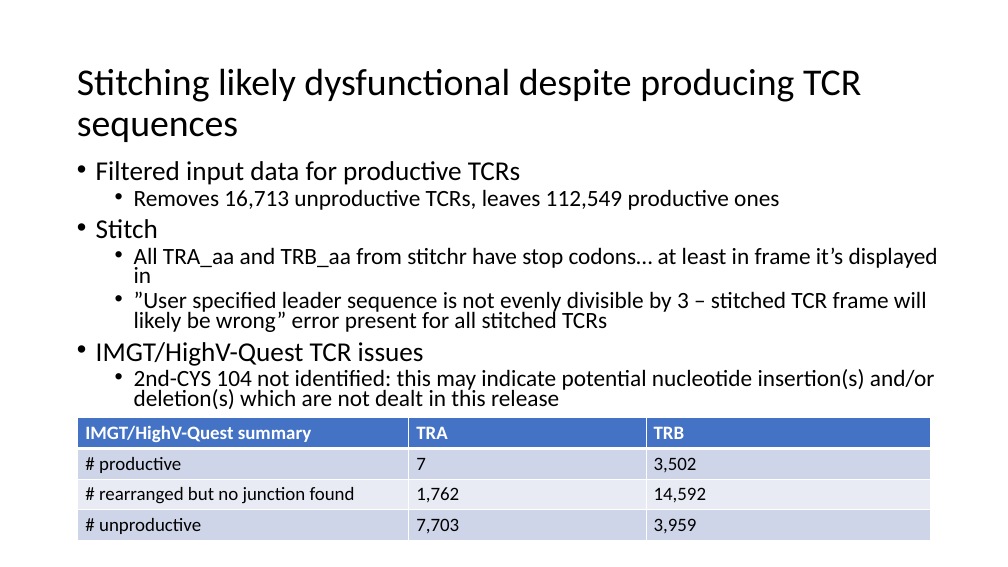
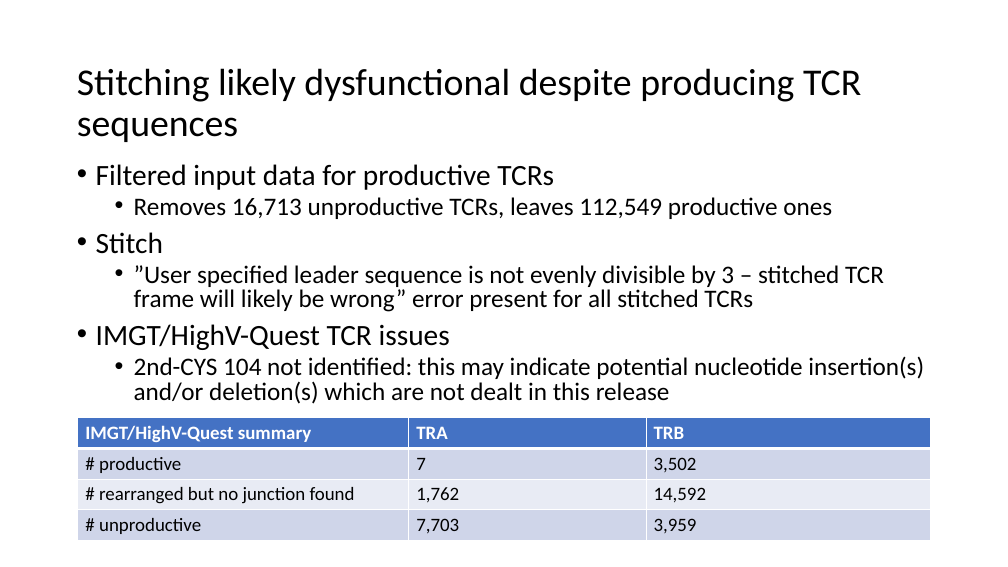
Before and after one commit to tybottorff/bottorffdocs, a slide deck: slide 4 of linsley_postdoc/presentations/weekly_meetings/11_9_23.pptx. Drawn at 1008x567 pixels with LibreOffice and Linux fonts; fonts in the diff are those of the drawing. Boxes give left, top, right and bottom in pixels: in the first picture for what was removed or moved away, otherwise in the second. Text is boxed around its words. In the diff, an @@ line names an element or a change of style, - is before the commit and + after.

```diff
--- a/linsley_postdoc/presentations/weekly_meetings/11_9_23.pptx
+++ b/linsley_postdoc/presentations/weekly_meetings/11_9_23.pptx
@@ text "Filtered input data for productive ..." at box(96, 164, 924, 404): size 25.9 to 28 pt in "Filtered input data for productive TCRs", "Stitch", "IMGT/HighV-Quest TCR issues"; size 22.2 to 24 pt in "Removes 16,713 unproductive TCRs, leaves 112,549 productive ...", "”User specified leader sequence is not evenly ...", "2nd-CYS 104 not identified: this may indicate ..."; line spacing 0.7 to 0.8 @@
@@ text at box(134, 247, 938, 283): paragraph removed @@
-  • All TRA_aa and TRB_aa from stitchr have stop codons… at least in frame it’s displayed in
```
Also in this commit, not shown: 7 other slides changed.
